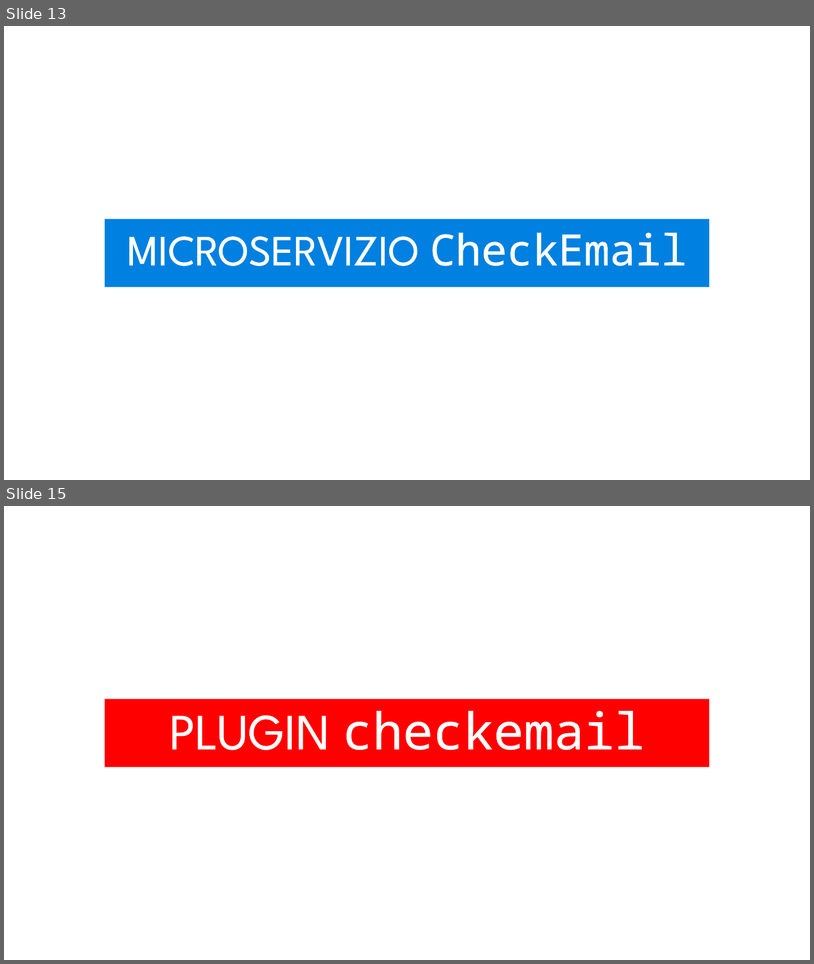
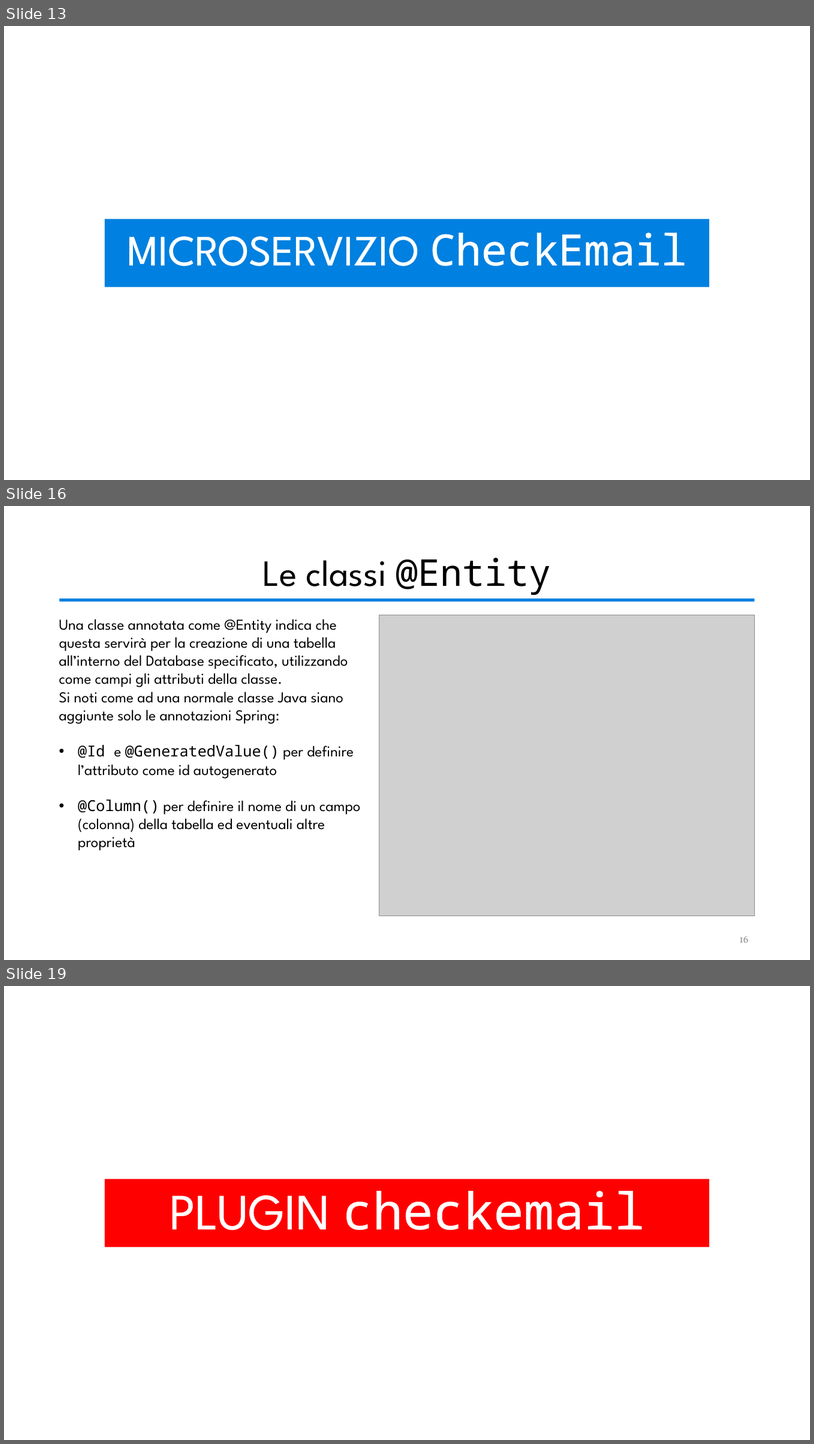
Before and after one commit to valeriodesiati/tesi, a slide deck: Presentazione/Valerio Desiati - Presentazione Discussione.pptx. Shown one above the other, each under a label of ours: slides 13 and 15 before the commit, slides 13, 16 and 19 after it; the slides between them are not shown. The pictures are 814x964 and 814x1444 pixels, drawn with LibreOffice and Linux fonts; fonts in the diff are those of the drawing; grey boxes stand for pictures. Boxes give left, top, right and bottom in pixels: in the first picture for what was removed or moved away, otherwise in the second. Text is boxed around its words. In the diff, an @@ line names an element or a change of style, - is before the commit and + after.

```diff
--- a/Presentazione/Valerio Desiati - Presentazione Discussione.pptx
+++ b/Presentazione/Valerio Desiati - Presentazione Discussione.pptx
@@ slide 16 added at (x1=4, y1=506, x2=810, y2=960), background #FFFFFF @@
@@ title added at (x1=263, y1=558, x2=552, y2=595), 44 pt, text #000000 @@
+Le classi @Entity
@@ rectangle added at (x1=59, y1=598, x2=755, y2=601), fill #0080E0 @@
@@ text added at (x1=59, y1=619, x2=361, y2=850), 18 pt, text #000000 @@
+Una classe annotata come @Entity indica che questa servirà per la creazione di una tabella all’interno del Database specificato, utilizzando come campi gli attributi della classe.
+Si noti come ad una normale classe Java siano aggiunte solo le annotazioni Spring:
+• @Id e @GeneratedValue() per definire l’attributo come id autogenerato
+• @Column() per definire il nome di un campo (colonna) della tabella ed eventuali altre proprietà
@@ picture added at (x1=380, y1=615, x2=755, y2=916) @@
@@ page number added at (x1=740, y1=936, x2=749, y2=942), 12 pt, text #8C8C8C @@
+16
@@ what was slide 15 is now slide 19 @@
```
Also in this commit, not shown: 2 slides changed, 9 other slides added, 3 slides removed, 2 other files.
